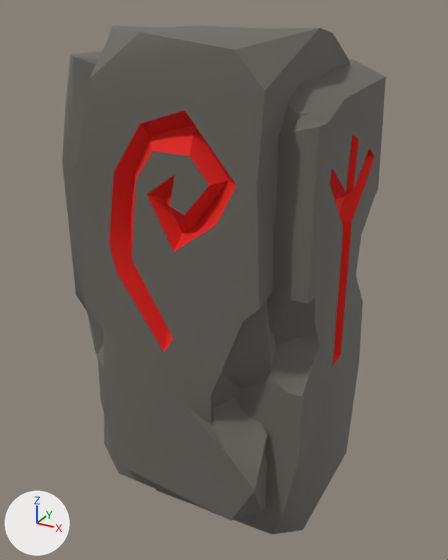
One commit to the Blender file Assets/Assets_Imported/PuzzleRoom Assets/Runetotem.blend: the scene before it, then after it.
Both versions are drawn from a 50 mm camera at (0.0153, -0.028, 0.0254) aimed at (0.0, -0.0002, 0.0115). Lighting does not change. The marker at lower left points along +X, +Y and +Z.

The first picture shows 'SM_Env_Rune_Pillar_01', 'SM_Env_Rune_Pillar_02', 'SM_Env_Rune_Pillar_04'.
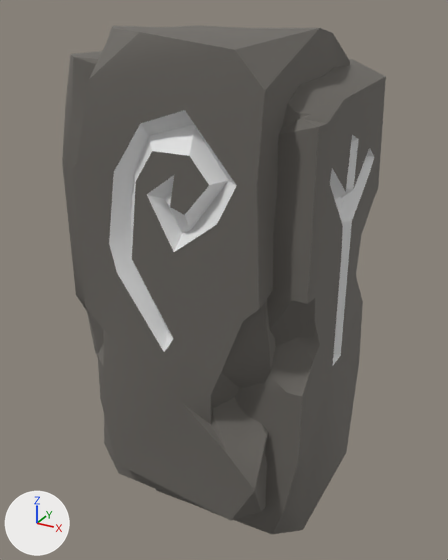
Commit message: Updated Rune totems for emission

Location of each change, (x1, y1, x2, y2) in pixels of the pictures (448 x 560 px):
part 1 of me_mesh, recoloured (red to grey): (109, 110, 237, 352) in both
part 2 of me_mesh_001, recoloured (red to grey): (330, 135, 374, 365) in both

The edits, one by one:
Material 'Runes' (mat_runes) is new.
Its base color is (0.8, 0.8, 0.8) (white #e7e7e7).
me_mesh has 180 vertices, 353 faces and spans x -0.5..0.5, y 0.0..2.38, z -0.5..0.5.
me_mesh is used by ob_sm_env_rune_pillar_01; location (0.0, -0.00112, 0.00074); rotation (1.571, 0.0, 0.0), in degrees (90, 0, 0); scale (0.01, 0.01, 0.01).
me_mesh part 1: all 41 faces centred in x -0.26..0.32, y 0.97..2.01, z 0.44..0.48 switch from mat_blinn16 (picture img_file581) to mat_runes (white #e7e7e7).
me_mesh_001 has 159 vertices, 311 faces and spans x -0.5..0.5, y 0.0..2.38, z -0.5..0.5.
me_mesh_001 is used by ob_sm_env_rune_pillar_02; location (0.0017, 0.00025, -0.00085); rotation (1.571, 0.0, 1.571), in degrees (90, 0, 90); scale (0.01, 0.01, 0.01).
me_mesh_001 part 2: 29 of the faces centred in x -0.31..0.29, y 0.9..2.06, z 0.43..0.48 switch from mat_blinn16_001 (picture img_file581_001) to mat_runes (white #e7e7e7).
